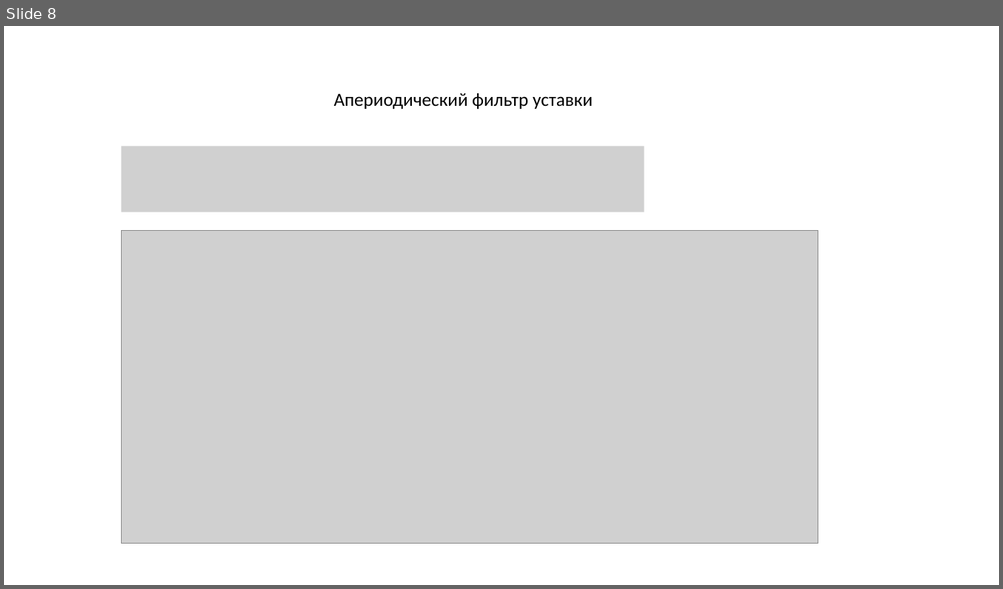
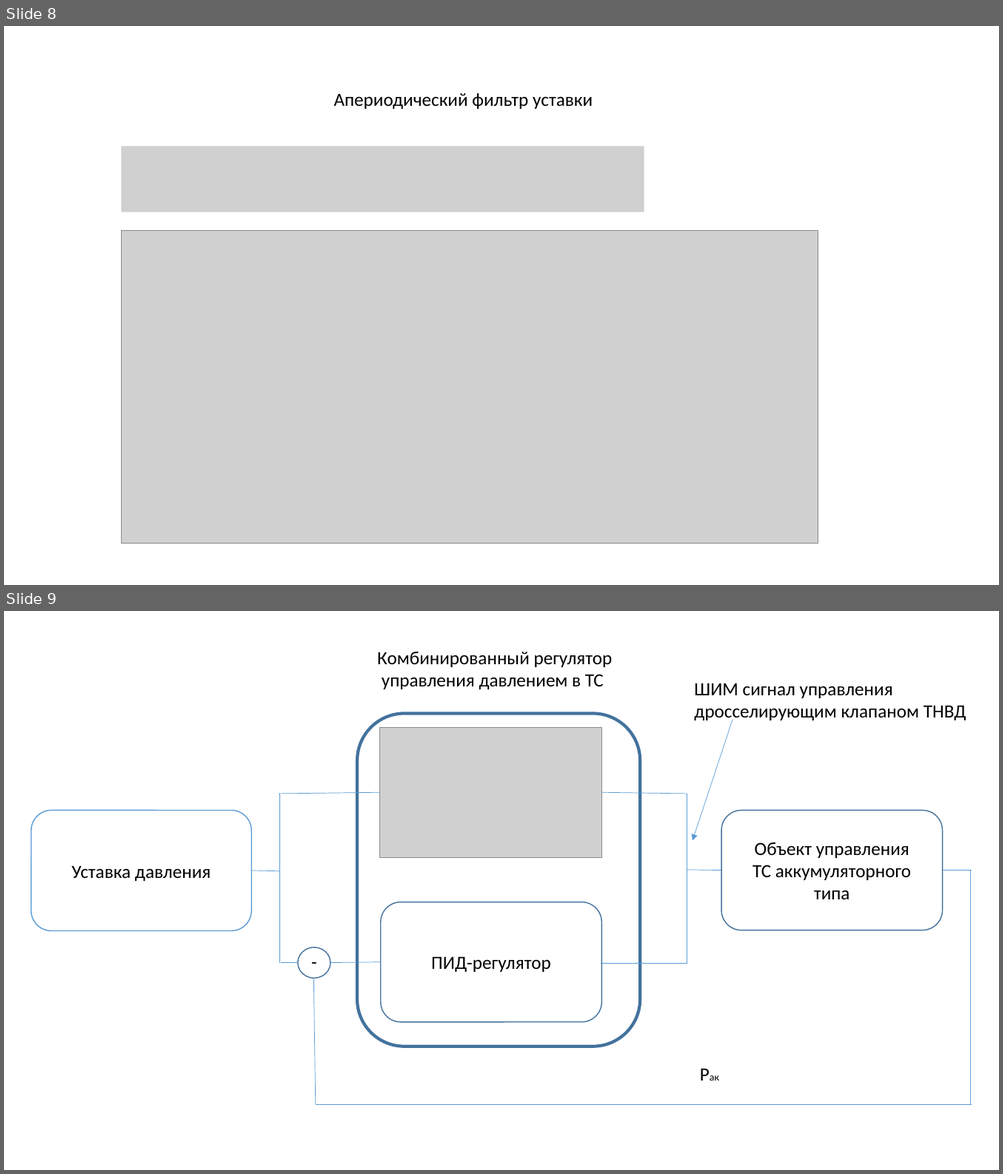
Before and after one commit to PavelKorokev/PavelKorolevDiplom, a slide deck: Презентация1.pptx. Shown one above the other, each under a label of ours: slide 8 before the commit, slides 8 and 9 after it. The pictures are 1003x589 and 1003x1174 pixels, drawn with LibreOffice and Linux fonts; fonts in the diff are those of the drawing; grey boxes stand for pictures. Boxes give left, top, right and bottom in pixels: in the first picture for what was removed or moved away, otherwise in the second. Text is boxed around its words. In the diff, an @@ line names an element or a change of style, - is before the commit and + after.

```diff
--- a/Презентация1.pptx
+++ b/Презентация1.pptx
@@ slide 9 added at (4, 611, 999, 1170), background #FFFFFF @@
@@ text added at (377, 652, 612, 689), 18 pt, text #000000 @@
+Комбинированный регулятор
+управления давлением в ТС
@@ text added at (694, 683, 966, 723), 18 pt, text #000000 @@
+ШИМ сигнал управления
+дросселирующим клапаном ТНВД
@@ rounded rectangle added at (357, 713, 640, 1047), fill #FFFFFF, outline #43739E 3 pt @@
@@ arrow added from (732, 719) to (693, 841), #5B9BD5 0.5 pt @@
@@ picture added at (380, 727, 602, 858) @@
@@ rounded rectangle added at (31, 810, 251, 931), fill #FFFFFF, outline #5B9BD5 1 pt, 18 pt, text #000000 @@
+Уставка давления
@@ line added from (380, 792) to (279, 794), #5B9BD5 0.5 pt @@
@@ line added from (280, 872) to (280, 794), #5B9BD5 0.5 pt @@
@@ line added from (602, 792) to (687, 794), #5B9BD5 0.5 pt @@
@@ line added from (687, 794) to (687, 964), #5B9BD5 0.5 pt @@
@@ rounded rectangle added at (721, 810, 942, 931), fill #FFFFFF, outline #43739E 1 pt, 18 pt, text #000000 @@
+Объект управления
+ТС аккумуляторного типа
@@ line added from (252, 871) to (279, 871), #5B9BD5 0.5 pt @@
@@ line added from (280, 872) to (280, 964), #5B9BD5 0.5 pt @@
@@ line added from (687, 870) to (721, 871), #5B9BD5 0.5 pt @@
@@ line added from (942, 871) to (971, 871), #5B9BD5 0.5 pt @@
@@ line added from (970, 871) to (970, 1105), #5B9BD5 0.5 pt @@
@@ rounded rectangle added at (381, 902, 602, 1022), fill #FFFFFF, outline #43739E 1 pt, 18 pt, text #000000 @@
+ПИД-регулятор
@@ line added from (298, 963) to (281, 963), #5B9BD5 0.5 pt @@
@@ ellipse added at (298, 948, 331, 978), fill #FFFFFF, outline #43739E 1 pt @@
@@ text added at (304, 947, 324, 977), 18 pt, text #000000 @@
+-
@@ line added from (330, 963) to (381, 963), #5B9BD5 0.5 pt @@
@@ line added from (600, 964) to (687, 964), #5B9BD5 0.5 pt @@
@@ line added from (315, 1105) to (313, 977), #5B9BD5 0.5 pt @@
@@ text added at (693, 1059, 727, 1089), 10 pt, text #000000 @@
+Pак
@@ line added from (971, 1105) to (315, 1105), #5B9BD5 0.5 pt @@
```
Also in this commit, not shown: 3 slides changed, 1 other slide added, 2 slides removed.
